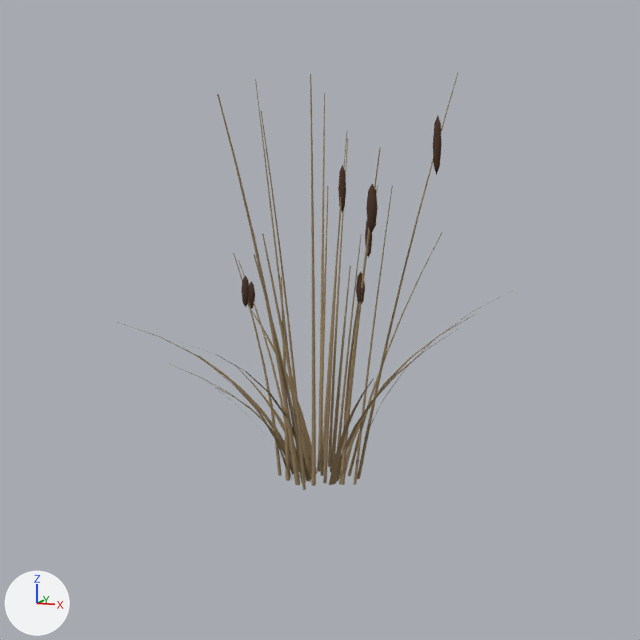
Before and after pictures for a commit that changed the Blender file assets-src/blender/flora/reeds/reed_clump_2.blend.
Both versions are drawn from the file's camera 'ReedClump_PreviewCamera'. The lights are fixed; the arrows at lower left show +X, +Y and +Z. The picture after the commit comes second.

Before the edit, the objects in view are built like this:
```python
me_reedclump_blades_0 = bpy.data.meshes.new('ReedClump_Blades_0')
me_reedclump_blades_0.from_pydata(...)  # 70 vertices, 30 faces; spans x -0.888..-0.029, y -0.289..0.317, z -0.02..0.711
me_reedclump_blades_0.polygons.foreach_set('use_smooth', [True] * 30)
me_reedclump_blades_0.materials.append(mat_reedclump_blade)  # brown #8a7552
me_reedclump_blades_1 = bpy.data.meshes.new('ReedClump_Blades_1')
me_reedclump_blades_1.from_pydata(...)  # 56 vertices, 24 faces; spans x -0.48..0.809, y -0.701..0.539, z -0.02..0.847
me_reedclump_blades_1.polygons.foreach_set('use_smooth', [True] * 24)
me_reedclump_blades_1.materials.append(mat_reedclump_blade)  # brown #8a7552
me_reedclump_stalks_1 = bpy.data.meshes.new('ReedClump_Stalks_1')
me_reedclump_stalks_1.from_pydata(...)  # 196 vertices, 168 faces; spans x -0.48..0.47, y -0.18..0.46, z -0.02..1.51
me_reedclump_stalks_1.polygons.foreach_set('use_smooth', [True] * 168)
me_reedclump_stalks_1.materials.append(mat_reedclump_stalk)  # brown #9a8460
ob_reedclump_blades_0 = bpy.data.objects.new('ReedClump_Blades_0', me_reedclump_blades_0)
ob_reedclump_blades_0.parent = ob_sway_0
ob_reedclump_blades_0.location = (0.0, 0.0, 0.0)
ob_reedclump_blades_1 = bpy.data.objects.new('ReedClump_Blades_1', me_reedclump_blades_1)
ob_reedclump_blades_1.parent = ob_sway_1
ob_reedclump_blades_1.location = (0.0, 0.0, 0.0)
ob_reedclump_stalks_1 = bpy.data.objects.new('ReedClump_Stalks_1', me_reedclump_stalks_1)
ob_reedclump_stalks_1.parent = ob_sway_1
ob_reedclump_stalks_1.location = (0.0, 0.0, 0.0)
# also in view: 'ReedClump_Blades_2' at (0.03, -0.14, 0.36); 'ReedClump_Stalks_2' at (0.04, -0.17, 0.85); 'ReedClump_Heads_2' at (0.15, 0.06, 1.18); 'ReedClump_Stalks_0' at (0.1, 0.11, 0.87)
```
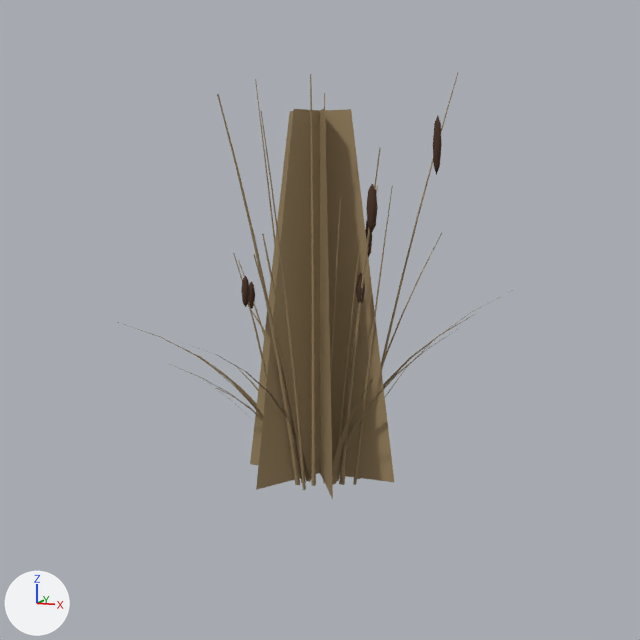
Pixel boxes (x1, y1, x2, y2) of what changed, in the pictures (640 x 640 px):
'ReedClump_Far', added (brown)
    after: (250, 108, 394, 499)
'ReedClump_Stalks_1', unchanged, covered by the edit
    before: (238, 138, 442, 485)
    after: (238, 185, 442, 485)

Patch to the scene script:
```diff
--- a/assets-src/blender/flora/reeds/reed_clump_2.blend.py
+++ b/assets-src/blender/flora/reeds/reed_clump_2.blend.py
@@ me_reedclump_far @@
+me_reedclump_far.from_pydata([(-0.35, 0.0, 0.0), (0.35, 0.0, 0.0), (0.14, 0.0, 1.6), (-0.14, 0.0, 1.6), (-0.18, -0.3, 0.0), (0.18, 0.3, 0.0), (0.07, 0.12, 1.6), (-0.07, -0.12, 1.6), (0.18, -0.3, 0.0), (-0.18, 0.3, 0.0), (-0.07, 0.12, 1.6), (0.07, -0.12, 1.6)], [], [(0, 1, 2, 3), (4, 5, 6, 7), (8, 9, 10, 11)])
+me_reedclump_far.materials.append(mat_reedclump_stalk)  # brown #9a8460
@@ ob_reedclump_far @@
+ob_reedclump_far = bpy.data.objects.new('ReedClump_Far', me_reedclump_far)
+ob_reedclump_far.parent = ob_reed_clump_2_lod1
+ob_reedclump_far.location = (0.0, 0.0, 0.0)
@@ ob_reed_clump_2_lod1 @@
+ob_reed_clump_2_lod1 = bpy.data.objects.new('reed_clump_2_LOD1', None)
+ob_reed_clump_2_lod1.parent = ob_reedclump_root
+ob_reed_clump_2_lod1.location = (0.0, 0.0, 0.0)
```
